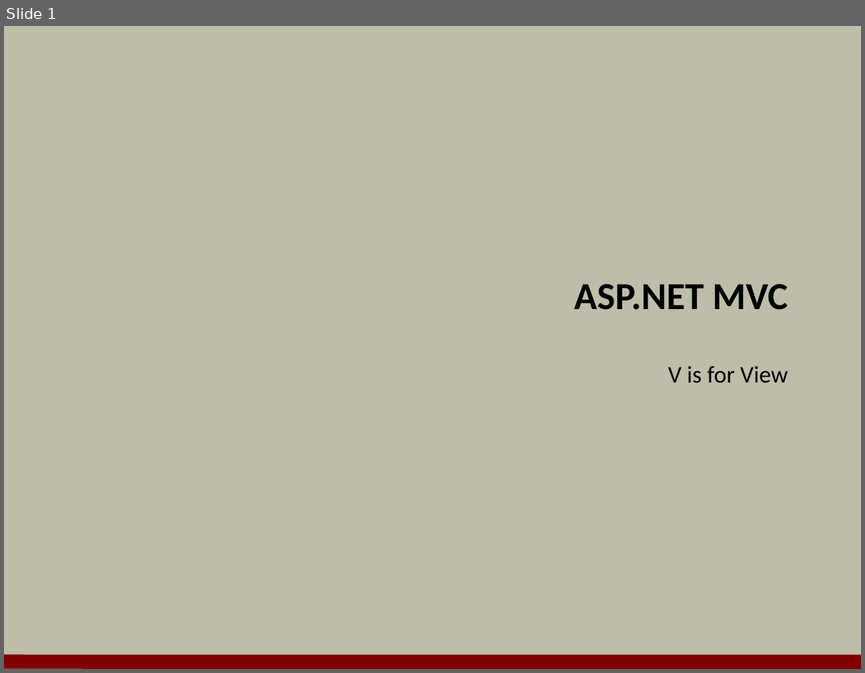
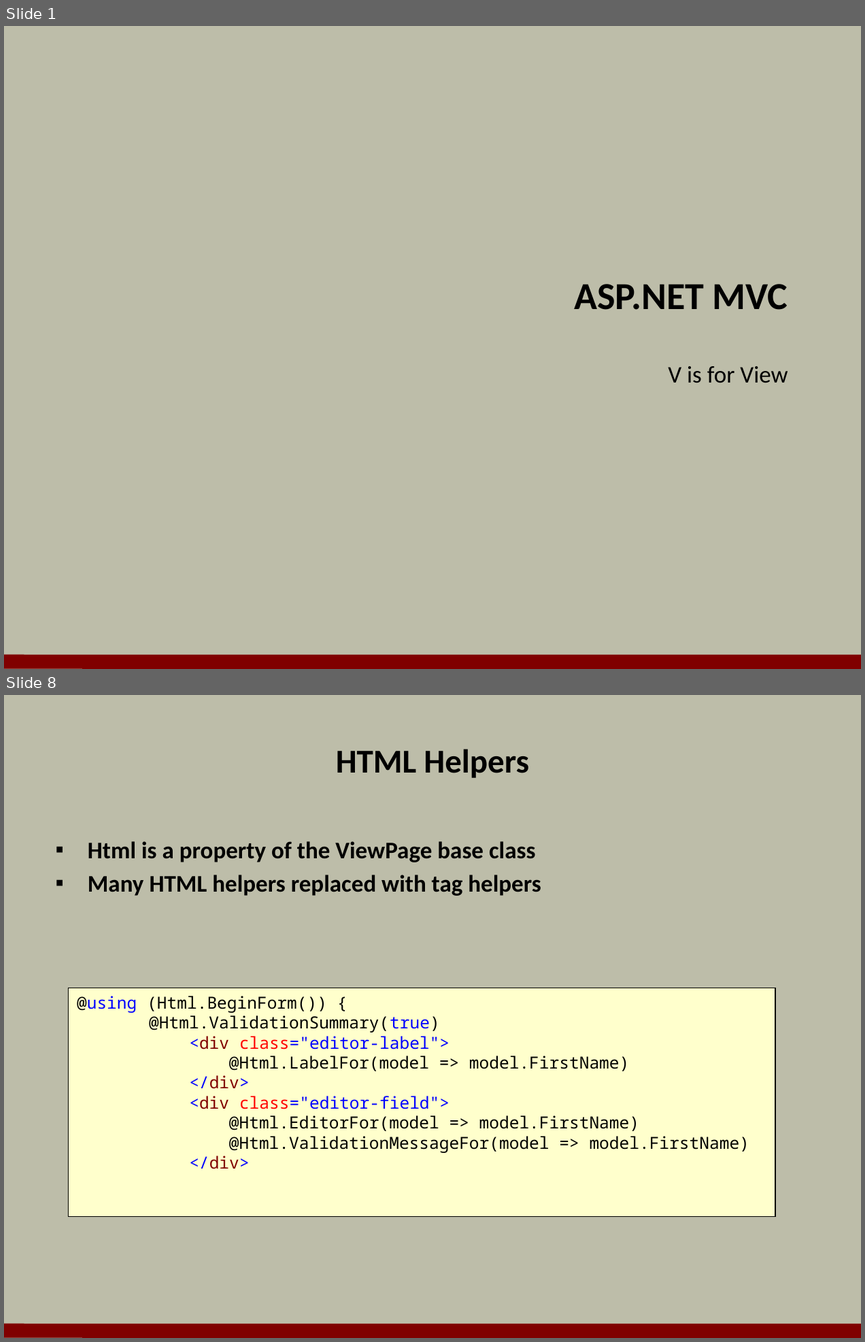
Before and after one commit to OdeToCode/classes, a slide deck: aspnet5/slides/05_ModelsViews.pptx. Shown one above the other, each under a label of ours: slide 1 before the commit, slides 1 and 8 after it; the slides between them are not shown. The pictures are 865x673 and 865x1342 pixels, drawn with LibreOffice and Linux fonts; fonts in the diff are those of the drawing; background and template pictures are left out. Boxes give left, top, right and bottom in pixels: in the first picture for what was removed or moved away, otherwise in the second. Text is boxed around its words. In the diff, an @@ line names an element or a change of style, - is before the commit and + after.

Commit message:
modelsviews

```diff
--- a/aspnet5/slides/05_ModelsViews.pptx
+++ b/aspnet5/slides/05_ModelsViews.pptx
@@ slide 8 added at box(4, 695, 861, 1338), background #BDBDA9; not listed: 1 template element that a slide beside it also shows @@
@@ title added at box(336, 749, 529, 778), 28 pt, text #000000, bold @@
+HTML Helpers
@@ text added at box(88, 841, 541, 896), 20 pt, text #000000, bold @@
+▪ Html is a property of the ViewPage base class
+▪ Many HTML helpers replaced with tag helpers
@@ rectangle added at box(68, 988, 775, 1217), fill #FFFFCC, outline #000000 0.75 pt, 14 pt, text #000000 @@
+@using (Html.BeginForm()) {
+@Html.ValidationSummary(true)
+<div class="editor-label">
+@Html.LabelFor(model => model.FirstName)
+</div>
+<div class="editor-field">
+@Html.EditorFor(model => model.FirstName)
+@Html.ValidationMessageFor(model => model.FirstName)
+</div>
```
Also in this commit, not shown: 19 other slides added.
